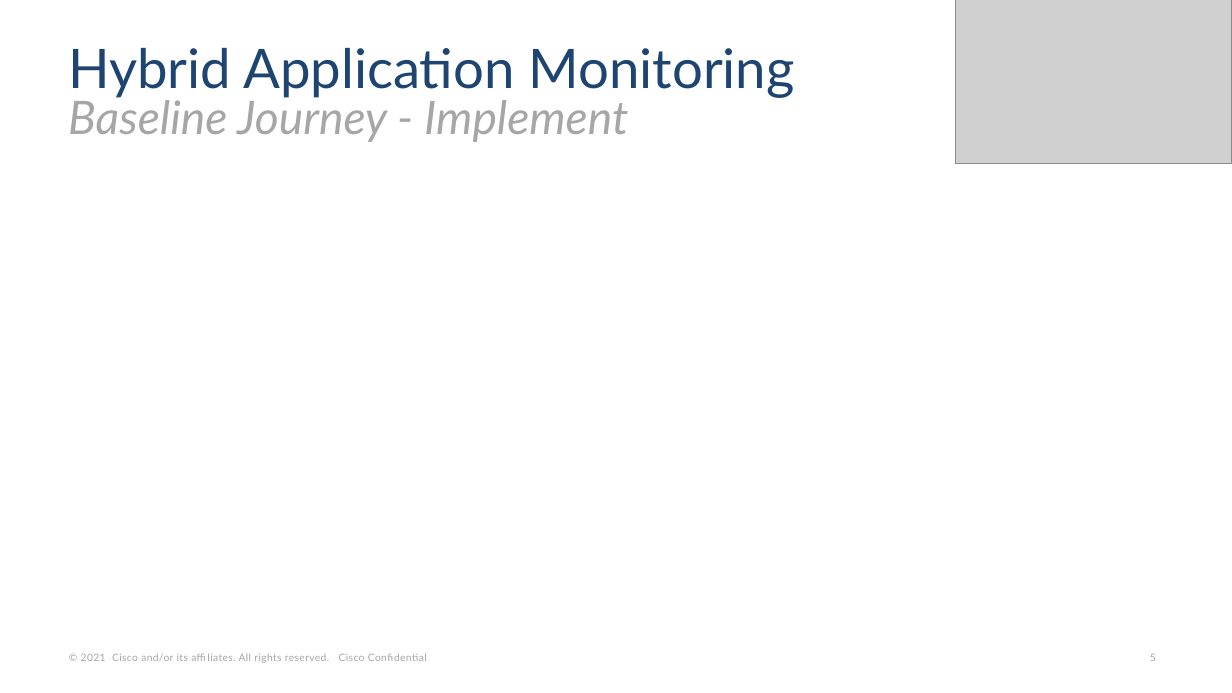
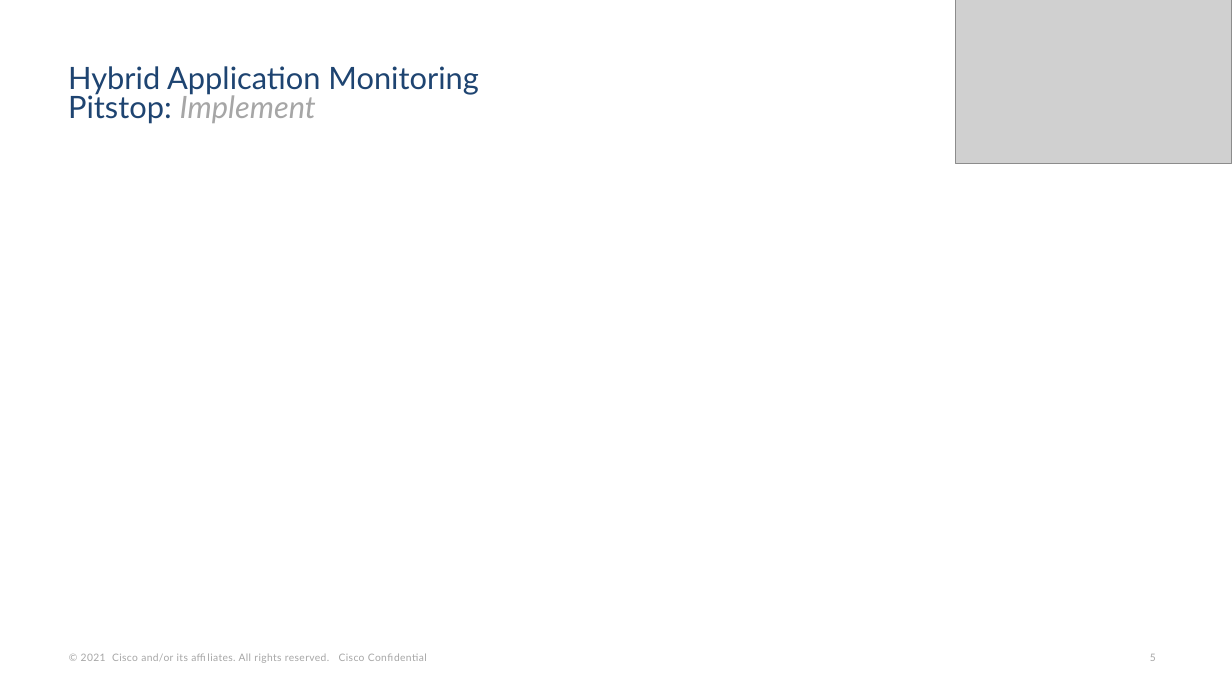
Before and after one commit to Appdynamics/config-assessment-tool, a slide deck: slide 5 of backend/resources/pptAssets/HybridApplicationMonitoringUseCase_template.pptx. Drawn at 1232x693 pixels with LibreOffice and Linux fonts; fonts in the diff are those of the drawing; grey boxes stand for pictures; background and template pictures are left out. Boxes give left, top, right and bottom in pixels: in the first picture for what was removed or moved away, otherwise in the second. Text is boxed around its words. In the diff, an @@ line names an element or a change of style, - is before the commit and + after.

```diff
--- a/backend/resources/pptAssets/HybridApplicationMonitoringUseCase_template.pptx
+++ b/backend/resources/pptAssets/HybridApplicationMonitoringUseCase_template.pptx
@@ title at <box>68,66,478,124</box>: text changed; size 42.5 to 24 pt @@
-Hybrid Application Monitoring
-Baseline Journey - Implement
+Hybrid Application Monitoring
+Pitstop: Implement
```
Also in this commit, not shown: 11 other slides changed, 2 other files.
